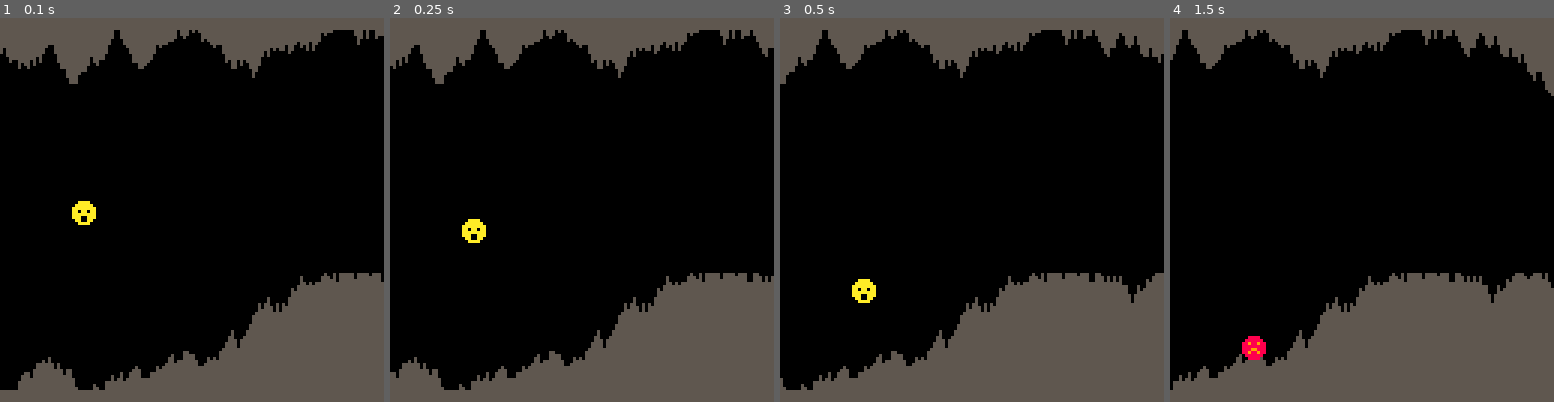
Above: before the commit, frames 1-4 (left to right).
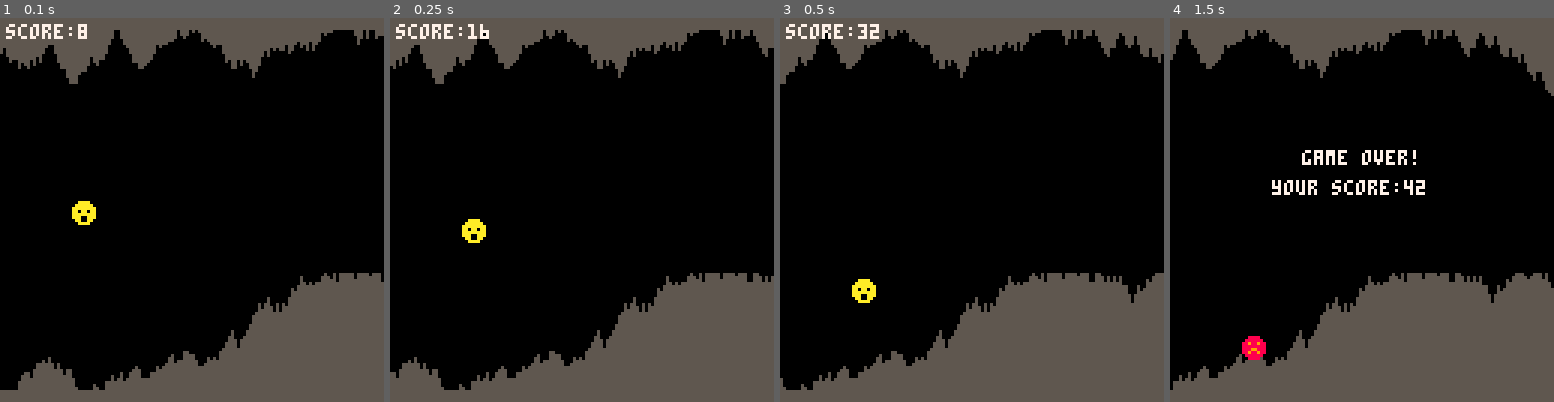
Above: after the commit, the same moments.

Repository: geopet/pico-8-cavediver
Game: PICO-8 cartridge cavediver.p8
Two runs of this game, one before a commit and one after it. Both use one fixed random seed, a clock stepped at 60 frames per second and the inputs below.
Inputs:
- Up to frame 1 (0.1 s): no input
- Up to frame 2 (0.25 s): no input
- Up to frame 3 (0.5 s): no input
- Up to frame 4 (1.5 s): no input

The runs differ from the first frame. In frame 1, 0.4% of the frame differs, in the area x 1-23%, y 1-6%; in frame 2, 0.4%; in frame 3, 0.4%; in frame 4, 1.2%, in the area x 26-67%, y 34-47%.

Commit message:
Add scoring

Diff:
--- a/cavediver.p8
+++ b/cavediver.p8
@@ -21,6 +21,13 @@
 	cls()
     draw_cave()
 	draw_player()
+
+    if(game_over) then
+        print("game over!",44,44,7)
+        print("your score:"..player.score,34,54,7)
+    else
+        print("score:"..player.score,2,2,7)
+    end
 end
 -->8
 -- player functions
@@ -57,6 +64,9 @@
 
     -- move to new position
     player.y+=player.dy
+
+    -- update score
+    player.score+=player.speed
 end
 
 function check_hit()
